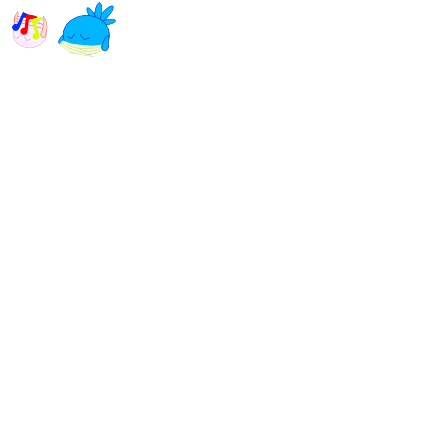
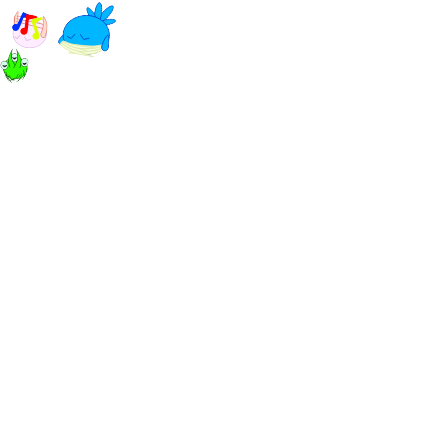
The second w=448, h=448 image is a revision of the first. Changes to its layers:
added layer "dormancy_2_AB" above "dormancy_2_B" over 0, 48, 29, 83